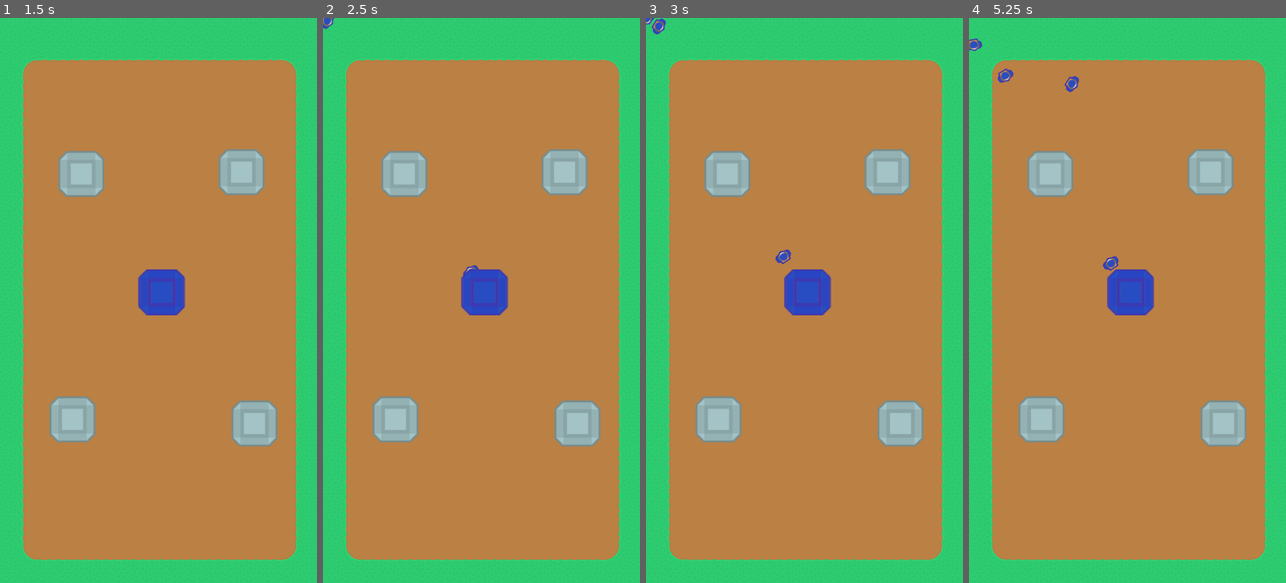
Above: before the commit, frames 1-4 (left to right).
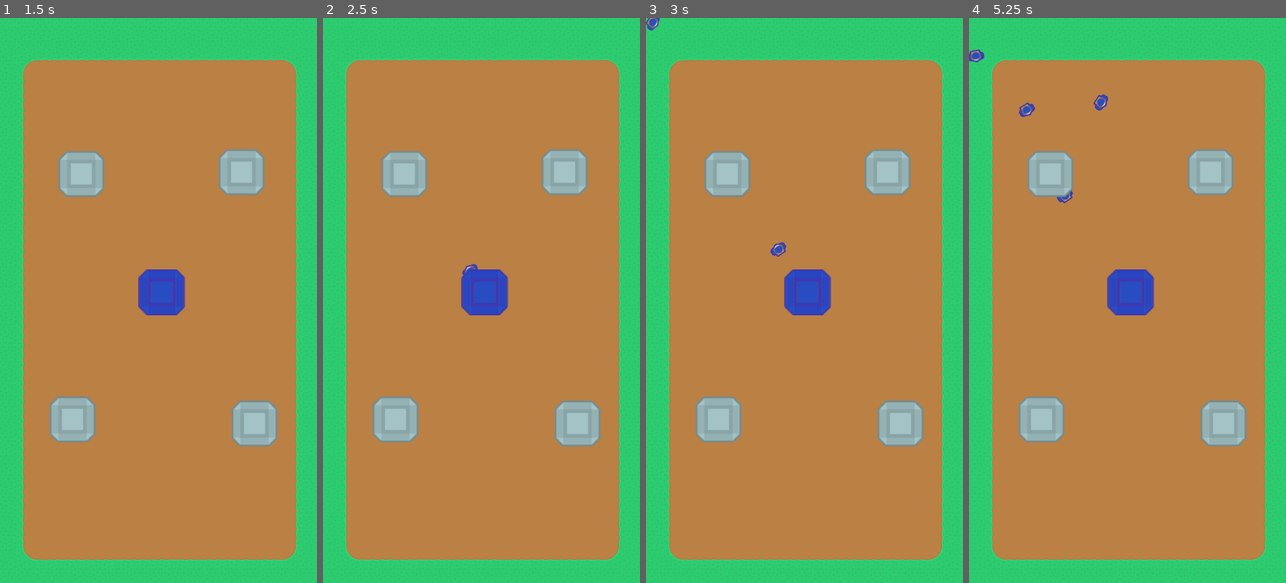
Above: after the commit, the same moments.

Repository: paularolim/tower-defense-godot
Game: Godot game, scene res://scenes/levels/level_1.tscn
The game is run twice, just before and just after one commit, with the same random seed, the same clock (stepped at 60 frames per second) and the same inputs.
Inputs (mouse positions are in pixels of both pictures, inside the frame that each line leads up to):
- Up to frame 1 (1.5 s): tap Enter at 0.5 s; move the mouse to (161, 294) at 0.52 s; click (161, 294) at 0.67 s; tap Space at 1.25 s; move the mouse to (82, 176) at 1.27 s; click (82, 176) at 1.42 s
- Up to frame 2 (2.5 s): tap Enter at 2 s; move the mouse to (563, 170) at 2.02 s; click (563, 170) at 2.17 s
- Up to frame 3 (3 s): move the mouse to (899, 424) at 2.77 s; click (899, 424) at 2.92 s
- Up to frame 4 (5.25 s): move the mouse to (1041, 419) at 3.52 s; click (1041, 419) at 3.67 s; move the mouse to (1032, 215) at 4.27 s; click (1032, 215) at 4.42 s; move the mouse to (1143, 300) at 5.02 s; click (1143, 300) at 5.17 s

Frame 1 is identical in both runs. In frame 2, less than 0.1% of the frame differs, in the area x 0-50%, y 0-46%; in frame 3, 0.3%; in frame 4, 0.7%, in the area x 0-48%, y 3-45%.

Commit message:
feat: spawn mobs on timeout

Diff:
--- a/scenes/levels/game_controller.gd
+++ b/scenes/levels/game_controller.gd
@@ -1,6 +1,4 @@
 extends Node2D
-
-@onready var pawn_scene : PackedScene = preload("res://scenes/characters/pawn.tscn")
 
 const PATH_WIDTH : int = 10
 
@@ -10,13 +8,10 @@
 var enemy_position : Vector2
 
 var current_tower : Area2D
-var current_target : Area2D
 
 var paths = {}
 
 func _process(_delta: float) -> void:
-	#check_paths()
-
 	if drawing_line:
 		queue_redraw()
 
@@ -39,10 +34,9 @@
 	path_color = local_path_color
 
 func finish_drawing_on_item(local_enemy_position: Vector2) -> void:
-	print("click another tower")
 	drawing_line = false
 	enemy_position = local_enemy_position
-	create_follow_path()  # Cria o caminho quando o ponto final é definido
+	create_follow_path()
 
 func create_follow_path() -> void:
 	var curve = Curve2D.new()
@@ -66,20 +60,5 @@
 		paths[current_tower_id].append(path_id)
 	current_tower.path_quantity = paths[current_tower_id].size()
 
-	print(paths)
-
 	tower_position = Vector2.ZERO
 	enemy_position = Vector2.ZERO
-
-	check_paths()
-
-func check_paths() -> void:
-	var paths = get_tree().get_nodes_in_group("path")
-	for path in paths:
-		var path_follow = path.get_child(0)
-		spawn_pawn(path_follow)
-
-func spawn_pawn(current_path_follow: PathFollow2D) -> void:
-	var instance = pawn_scene.instantiate()
-	instance.scale = Vector2(2, 2)
-	current_path_follow.add_child(instance)
--- a/scenes/towers/tower.gd
+++ b/scenes/towers/tower.gd
@@ -31,6 +31,8 @@
 
 @export var skin_type: SKIN_TYPE
 
+@onready var pawn_scene : PackedScene = preload("res://scenes/characters/pawn.tscn")
+
 @onready var spawn_timer = $SpawnTimer
 @onready var skin = $Sprite2D
 @onready var controller = get_parent().get_node("Controller")
@@ -51,15 +53,23 @@
 				controller.current_tower = self
 				controller.start_drawing_from_item(position, path_color)
 			else:
-				controller.current_target = self
 				controller.finish_drawing_on_item(position)
 
 func _on_spawn_timer_timeout() -> void:
 	if path_quantity > 0:
-		pass
-		#print("spawn")
+		var id = get_instance_id()
+		var paths = controller.paths[id]
+		for path_id in paths:
+			var path_instance = instance_from_id(path_id)
+			var path_follow_instance = path_instance.get_child(0)
+			spawn(path_follow_instance)
 
 func set_skin() -> void:
 	var current = skins[skin_type]
 	skin.texture = current.texture
 	path_color = current.color
+
+func spawn(path_follow_instance: PathFollow2D) -> void:
+	var instance = pawn_scene.instantiate()
+	instance.scale = Vector2(2, 2)
+	path_follow_instance.add_child(instance)
